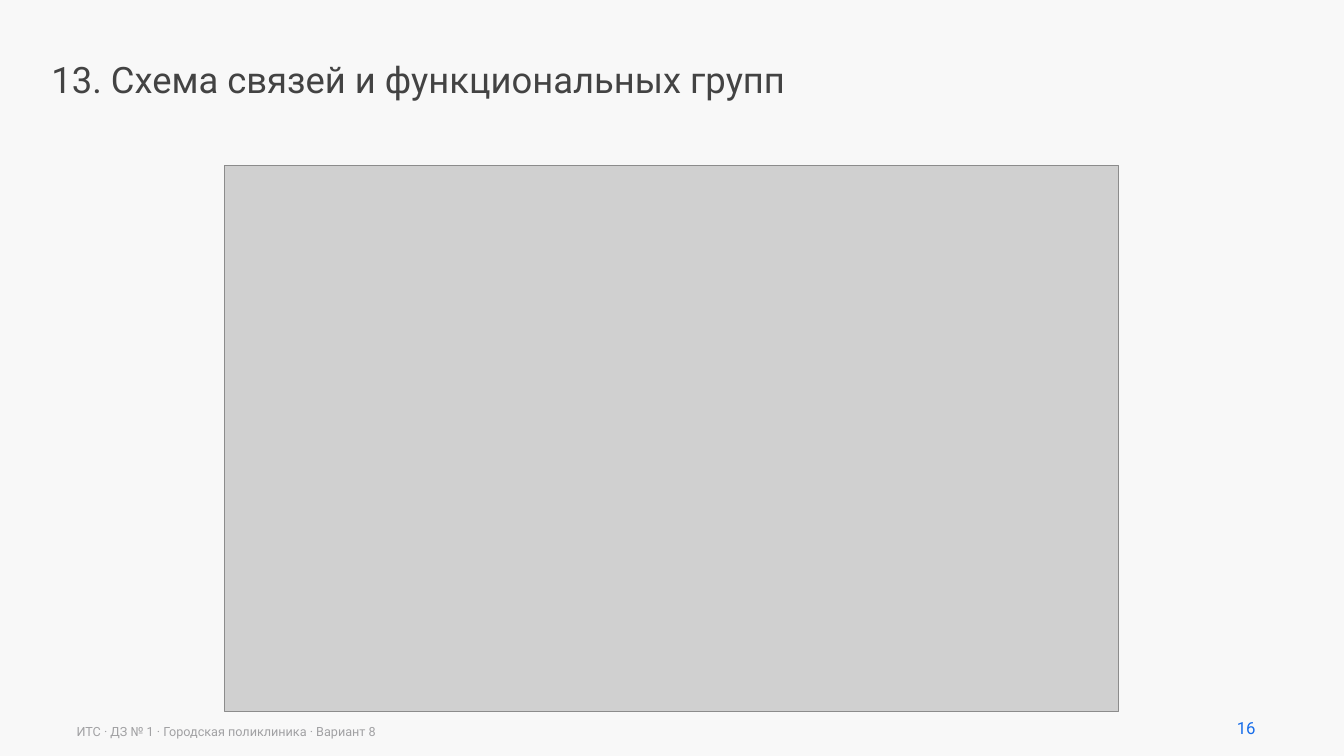
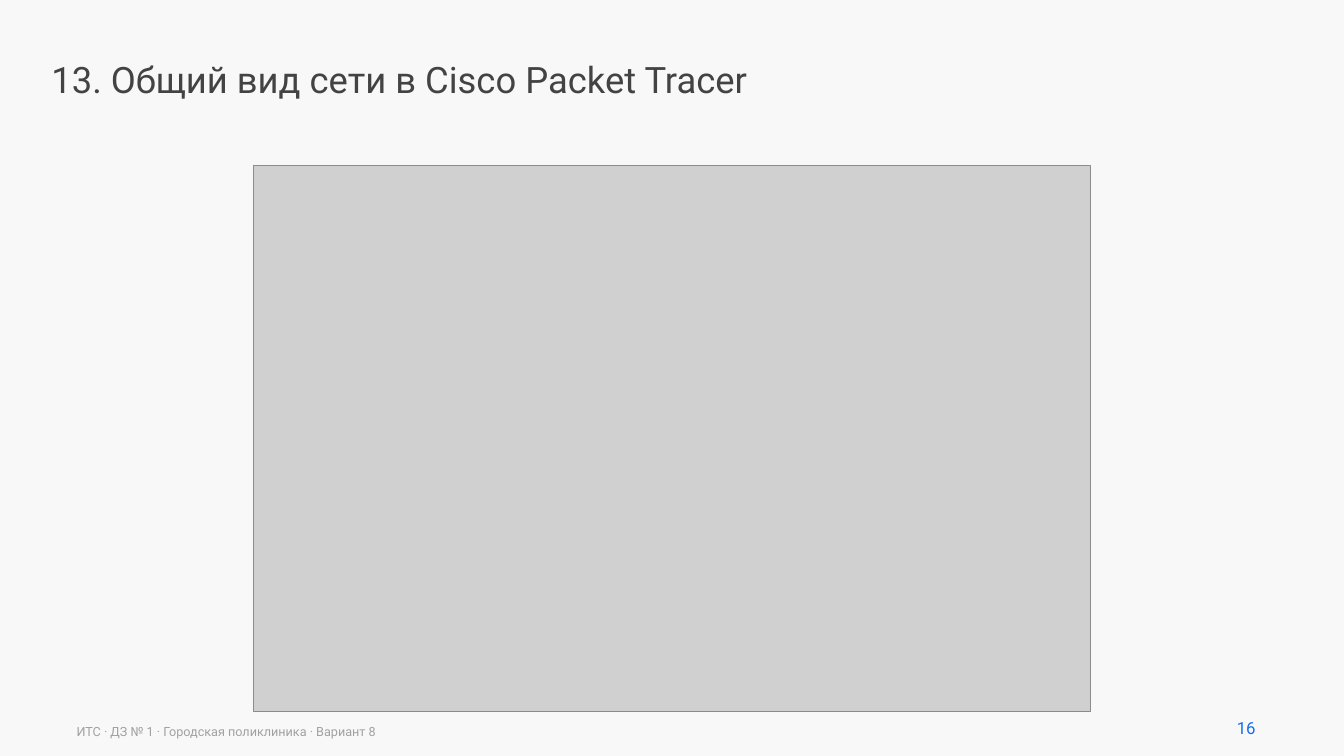
Before and after one commit to warofconnection/dz, a slide deck: slide 16 of docs/Презентация_вариант_8.pptx. Drawn at 1344x756 pixels with LibreOffice and Linux fonts; fonts in the diff are those of the drawing; grey boxes stand for pictures. Boxes give left, top, right and bottom in pixels: in the first picture for what was removed or moved away, otherwise in the second. Text is boxed around its words. In the diff, an @@ line names an element or a change of style, - is before the commit and + after.

Commit message:
Add confirmed Cisco L1-L2 overview to presentation and submission package

```diff
--- a/docs/Презентация_вариант_8.pptx
+++ b/docs/Презентация_вариант_8.pptx
@@ text at [51,65,747,99]: text changed @@
-13. Схема связей и функциональных групп
+13. Общий вид сети в Cisco Packet Tracer
@@ picture: place and size @@
-picture at [225,165,1119,712]
+picture at [253,165,1091,712]
```
Also in this commit, not shown: 10 other files.
